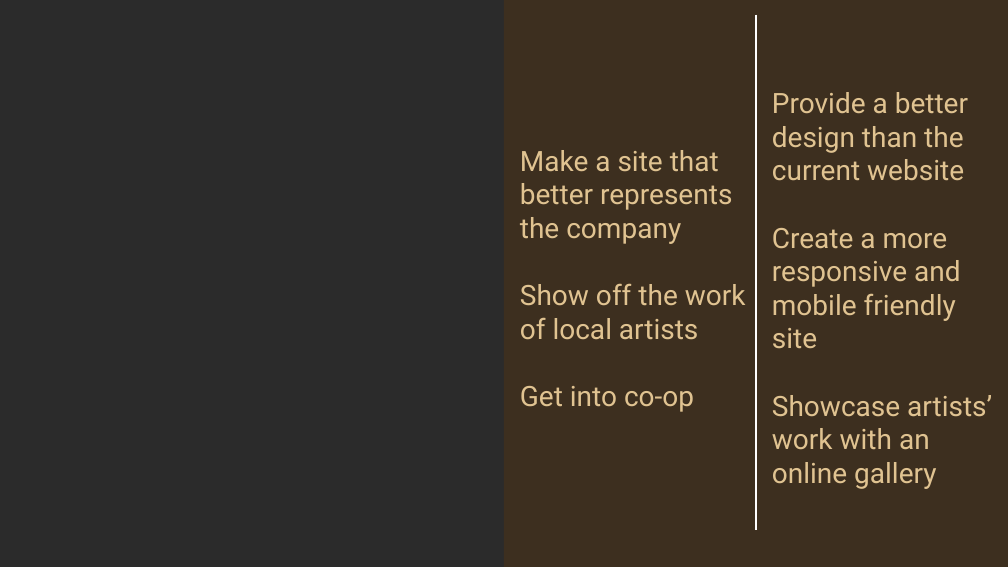
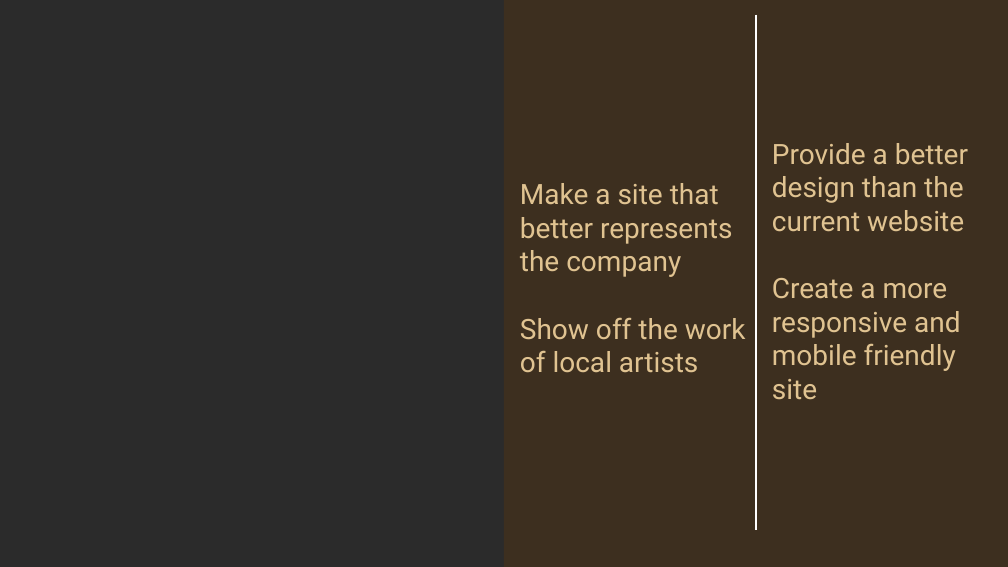
Before and after one commit to Arraggatis/Boneitis, a slide deck: slide 3 of Group_16_Presentation.pptx. Drawn at 1008x567 pixels with LibreOffice and Linux fonts; fonts in the diff are those of the drawing; background and template pictures are left out; a plain dark background stands for a picture behind light text. Boxes give left, top, right and bottom in pixels: in the first picture for what was removed or moved away, otherwise in the second. Text is boxed around its words. In the diff, an @@ line names an element or a change of style, - is before the commit and + after.

```diff
--- a/Group_16_Presentation.pptx
+++ b/Group_16_Presentation.pptx
@@ text at bbox=[520, 386, 694, 412]: paragraph removed @@
-Get into co-op
@@ text at bbox=[772, 395, 992, 489]: paragraph removed @@
-Showcase artists’ work with an online gallery
```
Also in this commit, not shown: 2 other slides changed, 1 slide added, 1 slide removed.
